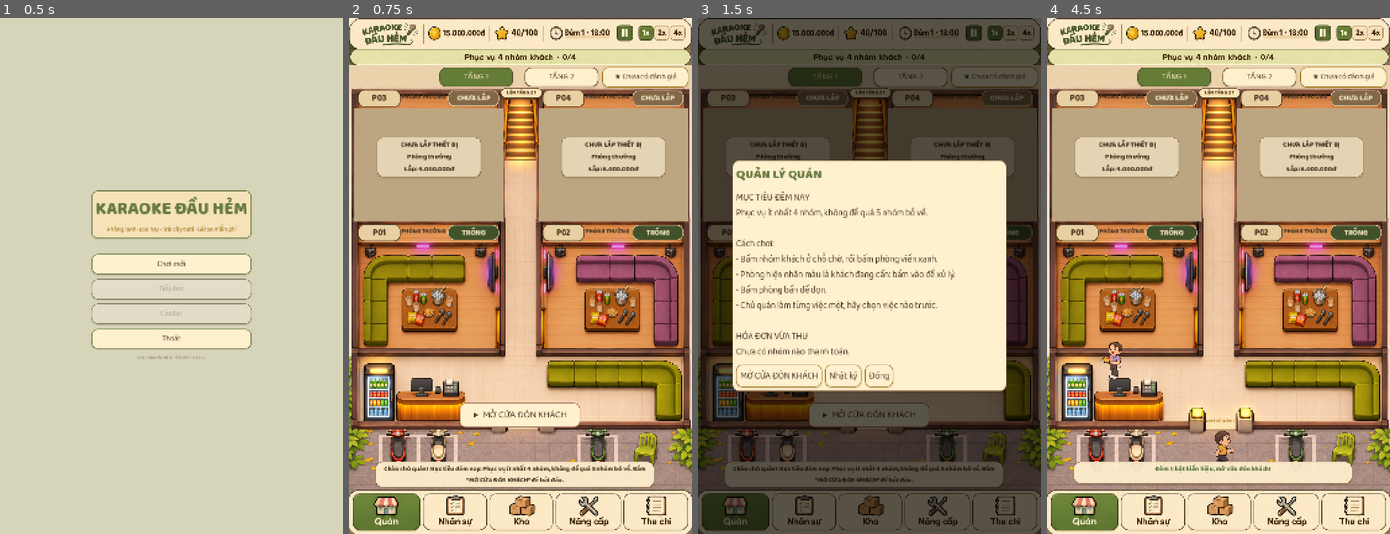
Above: before the commit, frames 1-4 (left to right).
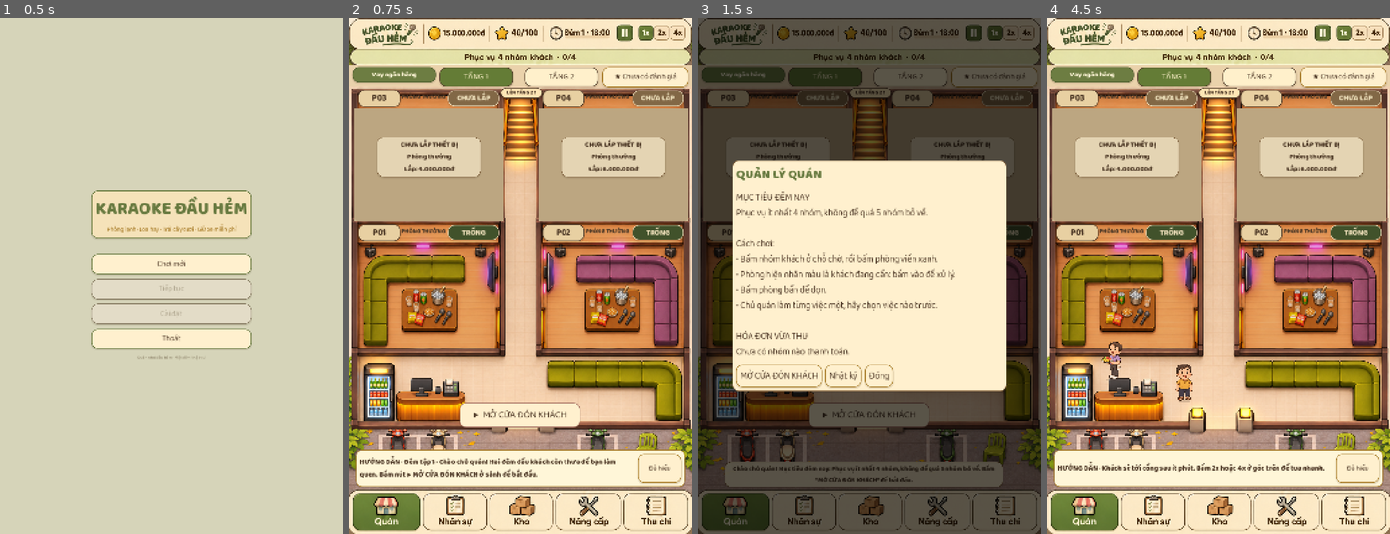
Above: after the commit, the same moments.

Repository: truonghllsms-hub/KaraokeDauHem
Game: Godot game, scene res://scenes/main_menu.tscn
The game is run twice, just before and just after one commit, with the same random seed, the same clock (stepped at 60 frames per second) and the same inputs.
Inputs (mouse positions are in pixels of both pictures, inside the frame that each line leads up to):
- Up to frame 1 (0.5 s): no input
- Up to frame 2 (0.75 s): click "Chơi mới" at 0.5 s
- Up to frame 3 (1.5 s): click (735, 513) at 1.25 s
- Up to frame 4 (4.5 s): click (1091, 74) at 2 s, where only the run after the commit has a clickable "Vay ngân hàng"; click "Đóng" at 2.75 s; click (1359, 466) at 3.5 s, where only the run after the commit has a clickable "Đã hiểu"; click (1321, 33) at 4.27 s

Frame 1 is identical in both runs. In frame 2, 5.3% of the frame differs, in the area x 0-99%, y 9-91%; in frame 3, 0.6%; in frame 4, 5.6%.

Commit message:
Hai đêm tập ít khách có hướng dẫn; nút Vay ngân hàng luôn hiện
- Đêm 1 khách 55%, đêm 2 75%; trộm bắt đầu từ đêm 3.
- Khung HƯỚNG DẪN từng bước theo tình huống, bấm Đã hiểu để ẩn.
- Nút Vay ngân hàng đặc màu ở góc trái, bảng vay riêng, vay để lắp ngay trong
  bảng phòng, nút vay trong tổng kết (đóng thì quay lại tổng kết).

Co-Authored-By: Claude Opus 5.5 <noreply@anthropic.com>
Claude-Session: https://claude.ai/code/session_01MV2XSkLxBYBGkxzzudiRpb

Diff:
--- a/data/balance.json
+++ b/data/balance.json
@@ -65,7 +65,7 @@
   "extend_bonus": 4,
   "extend_decline_penalty": 1,
   "cart_bonus_minutes": 6,
-  "theft_start_day": 2,
+  "theft_start_day": 3,
   "theft_compensation": 1000000,
   "theft_reputation_penalty": 3,
   "guard_wage": 350000,
@@ -147,5 +147,9 @@
   "lancan_tip_house_percent": 50,
   "reputation_arrival_per_point_percent": 2,
   "reputation_arrival_min_percent": 60,
-  "reputation_arrival_max_percent": 200
+  "reputation_arrival_max_percent": 200,
+  "tutorial_arrival_percent": [
+    55,
+    75
+  ]
 }
--- a/scripts/core/data_loader.gd
+++ b/scripts/core/data_loader.gd
@@ -140,6 +140,7 @@
 	"reputation_arrival_per_point_percent",
 	"reputation_arrival_min_percent",
 	"reputation_arrival_max_percent",
+	"tutorial_arrival_percent",
 ]
 const STAFF_KEYS: Array = ["id", "name", "role", "speed", "wage", "starter", "about"]
 const STAFF_ROLES: Array = ["janitor", "waiter", "receptionist"]
--- a/scripts/systems/customer_system.gd
+++ b/scripts/systems/customer_system.gd
@@ -144,10 +144,20 @@
 	return clampi(100 + (_state.reputation - balance["starting_reputation"]) * balance["reputation_arrival_per_point_percent"], balance["reputation_arrival_min_percent"], balance["reputation_arrival_max_percent"])
 
 
-## Tổng lượng khách so với lúc mới mở quán (sao × danh tiếng).
+## Những đêm đầu là đêm tập: khách tới thưa hơn (tutorial_arrival_percent theo từng đêm).
+func tutorial_percent() -> int:
+	var nights: Array = _data["balance"]["tutorial_arrival_percent"]
+	return nights[_state.day - 1] if _state.day <= nights.size() else 100
+
+
+func is_tutorial_night() -> bool:
+	return _state.day <= _data["balance"]["tutorial_arrival_percent"].size()
+
+
+## Tổng lượng khách so với lúc mới mở quán (sao × danh tiếng × đêm tập).
 func demand_percent() -> int:
 	@warning_ignore("integer_division")
-	return arrival_percent() * reputation_percent() / 100
+	return arrival_percent() * reputation_percent() / 100 * tutorial_percent() / 100
 
 
 func remove_group(group: Dictionary) -> void:
@@ -172,7 +182,7 @@
 		var interval: int = _rng.randi_range(balance["spawn_interval_min"], balance["spawn_interval_max"])
 		@warning_ignore("integer_division")
 		# Lượng khách theo điểm sao và danh tiếng, không theo số phòng: mở phòng chỉ có lời khi đủ khách.
-		_state.next_arrival_minute = now + maxi(1, interval * 10000 / (arrival_percent() * reputation_percent()))
+		_state.next_arrival_minute = now + maxi(1, interval * 1000000 / (arrival_percent() * reputation_percent() * tutorial_percent()))
 
 
 ## Giờ đóng cửa: những nhóm còn chờ ra về, không trừ danh tiếng.
--- a/scripts/ui/game_screen.gd
+++ b/scripts/ui/game_screen.gd
@@ -56,6 +56,10 @@
 var _last_pause_skin: bool = false
 var _rating_button: Button
 var _debt_button: Button
+var _tutorial_panel: PanelContainer
+var _tutorial_label: Label
+var _tutorial_key: String = ""
+var _tutorial_hidden: Dictionary = {}
 
 
 
@@ -204,14 +208,42 @@
 	_rating_button.z_index = 5
 	_rating_button.tooltip_text = "Đánh giá sao của khách (khác với danh tiếng /100). Bấm để xem nhận xét."
 	_rating_button.pressed.connect(_show_reviews)
-	_debt_button = UI.button("", 20, UI.BAD)
+	_debt_button = UI.button("", 20, UI.GOOD)
 	_debt_button.name = "DebtBadge"
 	_debt_button.position = Vector2(10, 146)
 	_debt_button.size = Vector2(250, 46)
 	_debt_button.z_index = 5
-	_debt_button.visible = false
-	_debt_button.tooltip_text = "Dư nợ ngân hàng. Bấm để xem và trả nợ."
-	_debt_button.pressed.connect(_show_ledger)
+	_debt_button.tooltip_text = "Vay ngân hàng để lắp thêm phòng sớm. Bấm để vay hoặc trả nợ."
+	# Nút đặc màu để dễ thấy.
+	_debt_button.add_theme_font_override("font", UI.BOLD_FONT)
+	_debt_button.add_theme_color_override("font_color", Color("#fff6d8"))
+	_debt_button.add_theme_color_override("font_hover_color", Color.WHITE)
+	_debt_button.add_theme_stylebox_override("normal", UI.box(Color("#6d7d42"), Color("#4b5a2b"), 2, 6))
+	_debt_button.add_theme_stylebox_override("hover", UI.box(Color("#7d8f4c"), Color("#4b5a2b"), 2, 6))
+	_debt_button.add_theme_stylebox_override("pressed", UI.box(Color("#5b6a36"), Color("#4b5a2b"), 2, 6))
+	_debt_button.pressed.connect(_show_loan)
+	# Khung hướng dẫn cho người mới, nằm trên thanh điều hướng.
+	_tutorial_panel = UI.panel(Color("#fff6d8"), UI.GOLD)
+	_tutorial_panel.name = "TutorialPanel"
+	_tutorial_panel.position = Vector2(20, 1286)
+	_tutorial_panel.size = Vector2(984, 110)
+	_tutorial_panel.custom_minimum_size = Vector2(984, 0)
+	_tutorial_panel.z_index = 6
+	_tutorial_panel.visible = false
+	var tutorial_row: HBoxContainer = HBoxContainer.new()
+	tutorial_row.add_theme_constant_override("separation", 12)
+	_tutorial_panel.add_child(tutorial_row)
+	_tutorial_label = UI.label("", 21, UI.TEXT, true)
+	_tutorial_label.autowrap_mode = TextServer.AUTOWRAP_WORD_SMART
+	_tutorial_label.size_flags_horizontal = Control.SIZE_EXPAND_FILL
+	_tutorial_label.custom_minimum_size = Vector2(780, 0)
+	tutorial_row.add_child(_tutorial_label)
+	var tutorial_close: Button = UI.button("Đã hiểu", 20, UI.GOLD)
+	tutorial_close.custom_minimum_size = Vector2(130, 56)
+	tutorial_close.pressed.connect(func() -> void:
+		_tutorial_hidden[_tutorial_key] = true
+		_tutorial_panel.visible = false)
+	tutorial_row.add_child(tutorial_close)
 	_map_scroll = ScrollContainer.new()
 	_map_scroll.name = "VenueScroll"
 	_map_scroll.position = Vector2(0, 140)
@@ -246,6 +278,7 @@
 	_reference_frame.add_child(_build_bottom_bar())
 	_reference_frame.add_child(_rating_button)
 	_reference_frame.add_child(_debt_button)
+	_reference_frame.add_child(_tutorial_panel)
 	call_deferred("_fit_map")
 	call_deferred("_show_starting_rooms")
 
@@ -418,6 +451,15 @@
 		buttons.append(["MỞ CỬA ĐÓN KHÁCH", func() -> void:
 			_close_overlay()
 			_report(sim.open_doors())])
+	if _btn_unlock.visible and venue.selected_room != "":
+		var info: Dictionary = sim.room_info(venue.selected_room)
+		var loan: Dictionary = sim.loan_info()
+		if info["missing_money"] > 0 and loan["can_change"] and loan["available"] >= info["missing_money"]:
+			var borrow: int = mini(loan["available"], ((info["missing_money"] + 999999) / 1000000) * 1000000)
+			buttons.append(["Vay %s để lắp" % Money.format(borrow), func() -> void:
+				var reason: String = sim.take_loan(borrow)
+				_show_venue_panel()
+				_report(reason)])
 	if _btn_unlock.visible:
 		buttons.append([_btn_unlock.text, func() -> void:
 			var reason: String = sim.equip_room(venue.selected_room)
@@ -490,8 +532,14 @@
 	var rating: String = sim.rating_text()
 	_rating_button.text = rating.replace(" đánh giá", "") if rating.begins_with("★") else "★ Chưa có đánh giá"
 	_rating_button.tooltip_text = "Đánh giá sao của khách (khác danh tiếng /100). Khách đến: %d%% bình thường. Bấm để xem nhận xét." % sim.customers.arrival_percent()
-	_debt_button.visible = state.loan_principal > 0 or state.money < 0
-	_debt_button.text = ("Nợ %s" % Money.format(state.loan_principal)) if state.money >= 0 else "SỐ DƯ ÂM!"
+	_debt_button.get_theme_stylebox("normal").bg_color = Color("#b0473c") if state.money < 0 else Color("#6d7d42")
+	if state.money < 0:
+		_debt_button.text = "SỐ DƯ ÂM! Vay gỡ"
+	elif state.loan_principal > 0:
+		_debt_button.text = "Nợ %s" % Money.format(state.loan_principal)
+	else:
+		_debt_button.text = "🏦 Vay ngân hàng" if UI.BOLD_FONT.has_char("🏦".unicode_at(0)) else "Vay ngân hàng"
+	_refresh_tutorial()
 	_task_label.text = "Việc đang chờ: %d  ·  Khách đợi: %d  ·  Bấm Tầng 1 / Tầng 2 để đổi tầng" % [venue.task_count(), sim.customers.waiting_groups().size()]
 	_refresh_detail()
 
@@ -656,6 +704,7 @@
 		])
 		return
 	_show_overlay("summary", "TỔNG KẾT ĐÊM %d" % summary["day"], "\n".join(lines), [
+		["Vay ngân hàng", _show_loan],
 		["Sang đêm tiếp theo", func() -> void:
 			_close_overlay()
 			_report(sim.next_day())
@@ -717,6 +766,109 @@
 			_report(reason))
 		grid.add_child(buy)
 	_show_overlay("ledger", "KHO HÀNG", "Khách gọi món nào mà kho hết thì mất hài lòng. Hàng được giữ chỗ ngay khi khách gọi; khách hủy thì trả lại kho.\nSố dư: %s." % Money.format(sim.state.money), [["Đóng", _close_overlay]], grid)
+
+
+func _show_loan() -> void:
+	var loan: Dictionary = sim.loan_info()
+	var lines: Array = [
+		"Vay để lắp thêm phòng sớm, rồi trả dần bằng tiền lời.",
+		"",
+		"Số dư: %s" % Money.format(sim.state.money),
+		"Dư nợ: %s" % Money.format(loan["principal"]),
+		"Hạn mức: %s · còn vay được %s" % [Money.format(loan["limit"]), Money.format(loan["available"])],
+		"Lãi %d,%d%% mỗi đêm. Cuối mỗi đêm ngân hàng tự trừ lãi và %d%% tiền gốc." % [loan["rate_permille"] / 10, loan["rate_permille"] % 10, loan["min_principal_percent"]],
+		"Lắp thêm phòng thì hạn mức tăng (50% giá trị thiết bị).",
+	]
+	if loan["principal"] > 0:
+		lines.append("Cuối đêm tới sẽ trả: %s (lãi %s + gốc %s)." % [Money.format(loan["next_payment"]["total"]), Money.format(loan["next_payment"]["interest"]), Money.format(loan["next_payment"]["principal"])])
+	lines.append("")
+	lines.append("⚠ Số dư âm sau quyết toán %d đêm liền là PHÁ SẢN. Đừng vay quá sức trả." % sim.data["balance"]["bankrupt_after_negative_nights"])
+	if not loan["can_change"]:
+		lines.append("(Đang mở cửa: chỉ vay hoặc trả nợ được trước giờ mở cửa hoặc sau tổng kết.)")
+	var buttons: Array = []
+	if loan["can_change"]:
+		for amount in [loan["step"], loan["step"] * 2]:
+			var value: int = mini(amount, loan["available"])
+			if value > 0 and not buttons.any(func(b: Array) -> bool: return b[0] == "Vay %s" % Money.format(value)):
+				buttons.append(["Vay %s" % Money.format(value), func() -> void:
+					var reason: String = sim.take_loan(value)
+					_show_loan()
+					_report(reason)])
+		if loan["principal"] > 0:
+			var repay_amount: int = mini(loan["principal"], maxi(0, sim.state.money))
+			if repay_amount > 0:
+				buttons.append(["Trả nợ %s" % Money.format(repay_amount), func() -> void:
+					var reason: String = sim.repay_loan(repay_amount)
+					_show_loan()
+					_report(reason)])
+	# Mở từ bảng tổng kết thì đóng xong quay lại tổng kết (để còn nút sang đêm sau).
+	buttons.append(["Đóng", func() -> void:
+		if sim.state.phase == "SUMMARY" and not _last_summary.is_empty():
+			_show_summary()
+		else:
+			_close_overlay()])
+	_show_overlay("ledger", "VAY NGÂN HÀNG", "\n".join(lines), buttons)
+
+
+## Hướng dẫn từng bước cho hai đêm tập và lần đầu gặp trộm. Mỗi mẹo hiện đúng lúc, bấm "Đã hiểu" để ẩn.
+func _tutorial_step() -> Array:
+	var state = sim.state
+	if state.bankrupt:
+		return []
+	var waiting: Array = sim.customers.waiting_groups()
+	var any_order: bool = false
+	var any_mic: bool = false
+	var any_dirty: bool = false
+	var any_choice: bool = false
+	var any_locked_floor1: bool = false
+	for room in state.rooms:
+		if not room["request"].is_empty():
+			any_order = any_order or room["request"]["kind"] == "ORDER"
+			any_mic = any_mic or room["request"]["kind"] == "MIC"
+			any_choice = any_choice or room["request"]["kind"] in ["HOT", "EXTEND"]
+		any_dirty = any_dirty or room["state"] == "DIRTY"
+		any_locked_floor1 = any_locked_floor1 or (room["floor"] == 1 and room["state"] == "LOCKED")
+	if not state.thief.is_empty() and sim.security.is_active():
+		return ["thief", "Có kẻ trộm đang rón rén vào bãi xe! Bấm ngay vào hắn để chủ quán chạy ra đuổi. Thuê bảo vệ ở Nhân sự để đỡ phải canh."]
+	if state.day == 1:
+		match state.phase:
+			"PREP":
+				return ["d1_open", "Đêm tập 1 · Chào chủ quán! Hai đêm đầu khách còn thưa để bạn làm quen. Bấm nút ▶ MỞ CỬA ĐÓN KHÁCH ở sảnh để bắt đầu."]
+			"OPEN":
+				if venue.selected_group != 0:
+					return ["d1_room", "Phòng viền xanh là xếp được (có ghi giá dự kiến). Bấm vào phòng đó, chủ quán sẽ dẫn khách vào."]
+				if not waiting.is_empty():
+					return ["d1_group", "Khách đang chờ ở sảnh (thanh trên đầu là độ kiên nhẫn). Bấm vào nhóm khách để chọn."]
+				if any_order:
+					return ["d1_order", "Phòng có nhãn vàng là khách gọi món. Bấm vào phòng: chủ quán ra quầy lấy món rồi mang tới. Giao nhanh thì khách vui hơn."]
+				if any_mic:
+					return ["d1_mic", "Nhãn đỏ là micro hỏng. Bấm vào phòng để đổi micro, để lâu khách sẽ bực và quán phải giảm giá."]
+				if any_choice:
+					return ["d1_choice", "Phòng có yêu cầu đặc biệt (nóng, xin hát thêm). Bấm vào phòng để chọn cách xử lý."]
+				if any_dirty:
+					return ["d1_dirty", "Khách về để lại phòng bẩn. Tạp vụ Tí sẽ tự dọn sau ít phút, hoặc bấm vào phòng để tự dọn ngay."]
+				if state.night["served"] == 0:
+					return ["d1_wait", "Khách sẽ tới cổng sau ít phút. Bấm 2x hoặc 4x ở góc trên để tua nhanh."]
+				return ["d1_rating", "Mỗi nhóm trả tiền xong sẽ để lại đánh giá sao (góc phải). Nhiều sao thì khách tới đông hơn."]
+	if state.day == 2 and state.phase == "PREP":
+		if any_locked_floor1:
+			return ["d2_expand", "Đêm tập 2 · Muốn đón nhiều khách hơn? Bấm một phòng \"Chưa lắp thiết bị\" để lắp. Thiếu tiền thì bấm \"Vay ngân hàng\" ở góc trái. Nhớ vào Kho nhập thêm hàng."]
+		return ["d2_staff", "Đêm tập 2 · Vào Nhân sự để thuê phục vụ (mang món) hoặc lễ tân (tự xếp khách vào phòng)."]
+	if state.day == 3 and state.phase == "PREP":
+		return ["d3_thief", "Hết đêm tập: từ đêm nay khách đông bình thường và bắt đầu có trộm xe. Thấy kẻ lạ ở bãi xe thì bấm vào để đuổi, hoặc thuê bảo vệ ở Nhân sự."]
+	if state.money < 0:
+		return ["negative", "Số dư đang âm! Nếu hết đêm sau vẫn âm, quán phá sản. Bấm nút đỏ ở góc trái để vay gỡ, hoặc cắt bớt chi phí."]
+	return []
+
+
+func _refresh_tutorial() -> void:
+	var step: Array = _tutorial_step()
+	if step.is_empty() or _tutorial_hidden.has(step[0]) or _overlay != null:
+		_tutorial_panel.visible = false
+		return
+	_tutorial_key = step[0]
+	_tutorial_label.text = "HƯỚNG DẪN · " + step[1]
+	_tutorial_panel.visible = true
 
 
 func _show_guard() -> void:
--- a/tests/run_tests.gd
+++ b/tests/run_tests.gd
@@ -415,9 +415,13 @@
 	check(first["comments"].size() == 3 and first["thefts"] == 0, "Tổng kết có 3 lời nhận xét, đêm 1 không mất xe")
 	check(first["wages"] == wage_ti, "Chưa thuê bảo vệ: chỉ trả lương tạp vụ")
 
-	# Đêm 2: trộm rón rén vào bãi, không ai đuổi thì mất xe.
+	# Đêm 3 (hết đêm tập): trộm rón rén vào bãi, không ai đuổi thì mất xe.
 	sim.next_day()
-	check(sim.theft_risk_active(), "Từ đêm 2 có trộm")
+	check(not sim.theft_risk_active(), "Đêm 2 vẫn là đêm tập, chưa có trộm")
+	sim.open_doors()
+	step(sim, 400)
+	sim.next_day()
+	check(sim.theft_risk_active(), "Từ đêm 3 có trộm")
 	sim.open_doors()
 	check(sim.chase_thief().contains("Không có trộm"), "Không có trộm thì không đuổi")
 	var victim = sim.customers.add_group("friends", 3, 90, 0)
@@ -466,8 +470,8 @@
 	check(sim.state.thief["state"] == "CAUGHT" and sim.state.night["thefts"] == 2, "Bảo vệ bắt được trộm")
 	balance["guard_catch_percent"] = saved
 	step(sim, 400)
-	var second: Dictionary = sim.state.history[1]
-	check(second["wages"] == wage_ti + balance["guard_wage"] and second["compensation"] == 2 * balance["theft_compensation"] and second["thieves_caught"] == 2, "Tổng kết đêm 2: lương bảo vệ, tiền đền hai xe, hai lần bắt trộm")
+	var second: Dictionary = sim.state.history[2]
+	check(second["wages"] == wage_ti + balance["guard_wage"] and second["compensation"] == 2 * balance["theft_compensation"] and second["thieves_caught"] == 2, "Tổng kết đêm 3: lương bảo vệ, tiền đền hai xe, hai lần bắt trộm")
 	check(second["profit"] == second["room_revenue"] - second["wages"] - second["operating"] - second["compensation"], "Lợi nhuận = thu - lương - vận hành - đền xe")
 	check(sim.state.thief.is_empty() and sim.economy.ledger_matches_balance(), "Kết ca không còn trộm, số dư khớp sổ")
 
@@ -1062,6 +1066,14 @@
 func test_reviews_and_arrivals() -> void:
 	print("Đánh giá kiểu Google Maps và lượng khách theo sao")
 	var sim = new_sim(55)
+	check(sim.customers.is_tutorial_night() and sim.customers.tutorial_percent() == 55, "Đêm 1 là đêm tập: khách tới bằng 55%")
+	sim.state.day = 2
+	check(sim.customers.tutorial_percent() == 75, "Đêm 2: khách tới bằng 75%")
+	sim.state.day = 3
+	check(not sim.customers.is_tutorial_night() and sim.customers.tutorial_percent() == 100 and sim.theft_risk_active(), "Từ đêm 3: khách bình thường và bắt đầu có trộm")
+	sim.state.day = 2
+	check(not sim.theft_risk_active(), "Hai đêm tập không có trộm")
+	sim.state.day = 1
 	check(sim.customers.arrival_percent() == 100, "Chưa có đánh giá: lượng khách bình thường")
 	sim.state.rating_sum = 45
 	sim.state.rating_count = 10
--- a/tests/ui_content.gd
+++ b/tests/ui_content.gd
@@ -62,6 +62,12 @@
 	_check(_venue._btn_open.visible, "Giai đoạn chuẩn bị: nút MỞ CỬA ĐÓN KHÁCH hiện rõ")
 	_check(_venue._room_ui["room_03"]["center"].text.begins_with("CHƯA LẮP THIẾT BỊ") and _venue._room_ui["room_03"]["status"].text == "CHƯA LẮP", "Phòng chưa trang bị ghi \"Chưa lắp thiết bị\", không còn \"Khóa\"")
 	_check(_game._rating_button.text == "★ Chưa có đánh giá", "Chưa có khách: huy hiệu ghi \"Chưa có đánh giá\"")
+	_check(_game._tutorial_panel.visible and _game._tutorial_key == "d1_open" and _game._tutorial_label.text.contains("MỞ CỬA"), "Đêm tập 1: khung hướng dẫn chỉ cách mở cửa")
+	_check(_game._debt_button.visible and _game._debt_button.text.contains("Vay ngân hàng"), "Nút Vay ngân hàng luôn hiện ở góc trái")
+	_game._debt_button.pressed.emit()
+	_check(_game._overlay_kind == "ledger" and _game._overlay.find_children("*", "Label", true, false).any(func(l): return l.text == "VAY NGÂN HÀNG"), "Bấm nút vay: mở bảng vay riêng")
+	await _shot("c01b_bang_vay")
+	_game._close_overlay()
 	await _shot("c01_chuan_bi")
 
 	_venue.selected_room = "room_03"
@@ -107,20 +113,27 @@
 
 	_venue._btn_open.pressed.emit()
 	_check(_sim.state.phase == "OPEN", "Bấm nút mở cửa thì quán mở")
+	_game._refresh()
+	_check(_game._tutorial_key in ["d1_wait", "d1_group"], "Mở cửa xong: hướng dẫn chuyển sang bước tiếp theo")
 	while _sim.customers.waiting_groups().is_empty():
 		_tick(1)
 	_tick(1)
 	var first: Dictionary = _sim.customers.waiting_groups()[0]
+	_game._refresh()
+	_check(_game._tutorial_key == "d1_group", "Có khách chờ: hướng dẫn bấm vào nhóm khách")
+	await _shot("c02c_huong_dan")
 	_venue.on_group_pressed(first["id"])
 	_tick(0)
 	_venue.advance_actors(0.0)
+	_game._refresh()
+	_check(_game._tutorial_key == "d1_room", "Đã chọn nhóm: hướng dẫn bấm phòng viền xanh")
 	var label01: String = _venue._room_ui["room_01"]["center"].text
 	_check(label01.begins_with("XẾP ĐƯỢC · dự kiến") or label01.begins_with("Khách chê đắt") or label01.begins_with("Thiếu chỗ"), "Chọn nhóm: phòng hiện giá dự kiến hoặc lý do ngắn (%s)" % label01.replace("\n", " / "))
 	_check(_venue._room_ui["room_04"]["center"].text == "Chưa lắp thiết bị", "Phòng chưa lắp thiết bị: lý do đúng khi đang chọn nhóm")
 	await _shot("c03_chon_nhom")
 
 	# Trộm xe: bấm vào tên trộm để chủ quán chạy ra đuổi.
-	_sim.state.day = 2
+	_sim.state.day = 3
 	_sim.assign_group(first["id"], "room_01")
 	_check(_sim.security.spawn(_sim.clock.minute), "Tên trộm xuất hiện ở bãi xe")
 	_tick(2)
@@ -173,6 +186,18 @@
 	_game._close_overlay()
 	_game._show_summary()
 	_check(_sim.state.rating_count == count, "Mở lại tổng kết không nhân đôi đánh giá")
+	var loan_from_summary: Button = null
+	for node in _game._overlay.find_children("*", "Button", true, false):
+		if node.text == "Vay ngân hàng":
+			loan_from_summary = node
+	_check(loan_from_summary != null, "Bảng tổng kết có nút Vay ngân hàng")
+	loan_from_summary.pressed.emit()
+	var close_loan: Button = null
+	for node in _game._overlay.find_children("*", "Button", true, false):
+		if node.text == "Đóng":
+			close_loan = node
+	close_loan.pressed.emit()
+	_check(_game._overlay_kind == "summary", "Đóng bảng vay thì quay lại bảng tổng kết")
 	_game._close_overlay()
 	_game._show_reviews()
 	await _shot("c06_nhan_xet")
Not shown, changed: docs/GAME_DESIGN.md
